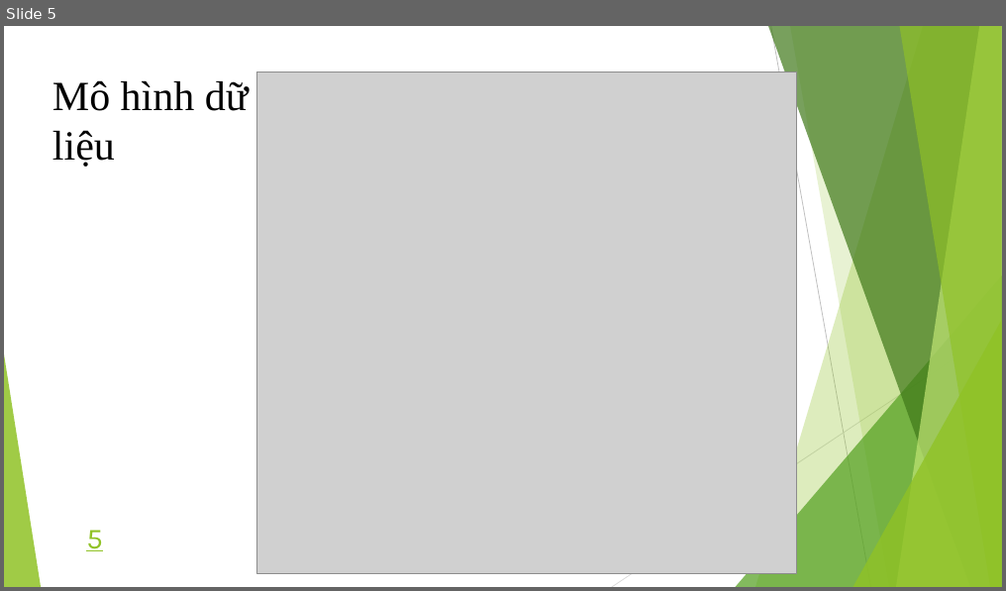
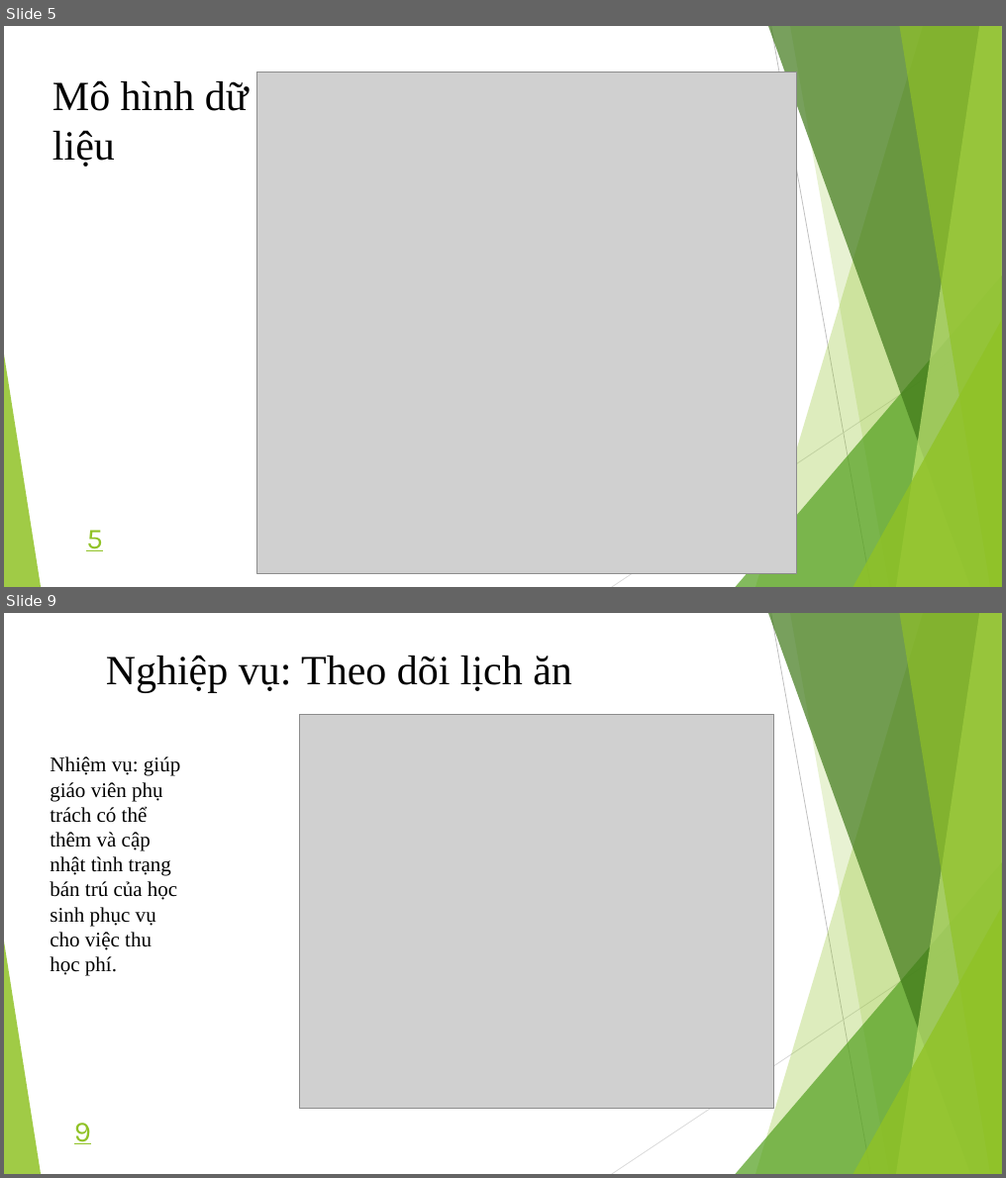
Before and after one commit to BuiMinhHieu/BaiTapTotNgiep, a slide deck: slie thuyet trinh.pptx. Shown one above the other, each under a label of ours: slide 5 before the commit, slides 5 and 9 after it; the slides between them are not shown. The pictures are 1006x591 and 1006x1178 pixels, drawn with LibreOffice and Linux fonts; fonts in the diff are those of the drawing; grey boxes stand for pictures. Boxes give left, top, right and bottom in pixels: in the first picture for what was removed or moved away, otherwise in the second. Text is boxed around its words. In the diff, an @@ line names an element or a change of style, - is before the commit and + after.

```diff
--- a/slie thuyet trinh.pptx
+++ b/slie thuyet trinh.pptx
@@ slide 9 added at bbox=[4, 613, 1002, 1174], background #FFFFFF; not listed: 10 template elements that a slide beside it also shows @@
@@ text added at bbox=[106, 655, 572, 692], 40 pt, text #000000 @@
+Nghiệp vụ: Theo dõi lịch ăn
@@ picture added at bbox=[299, 714, 773, 1109] @@
@@ text added at bbox=[50, 757, 180, 976], 20 pt, text #000000 @@
+Nhiệm vụ: giúp giáo viên phụ trách có thể thêm và cập nhật tình trạng bán trú của học sinh phục vụ cho việc thu học phí.
@@ page number added at bbox=[74, 1123, 91, 1145], 28 pt, text #90C226, underline @@
+9
```
Also in this commit, not shown: 1 slide changed, 3 other slides added, 7 other files.
